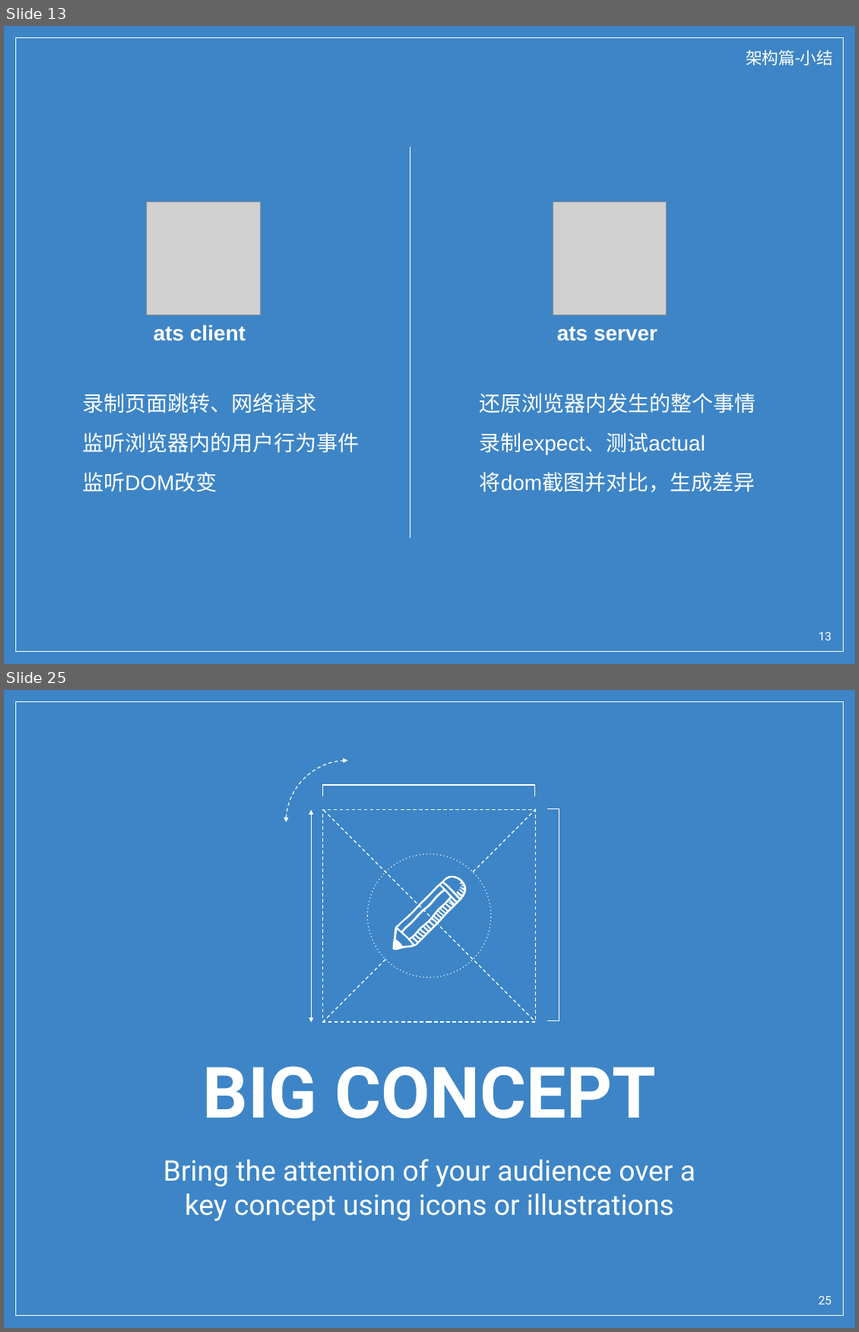
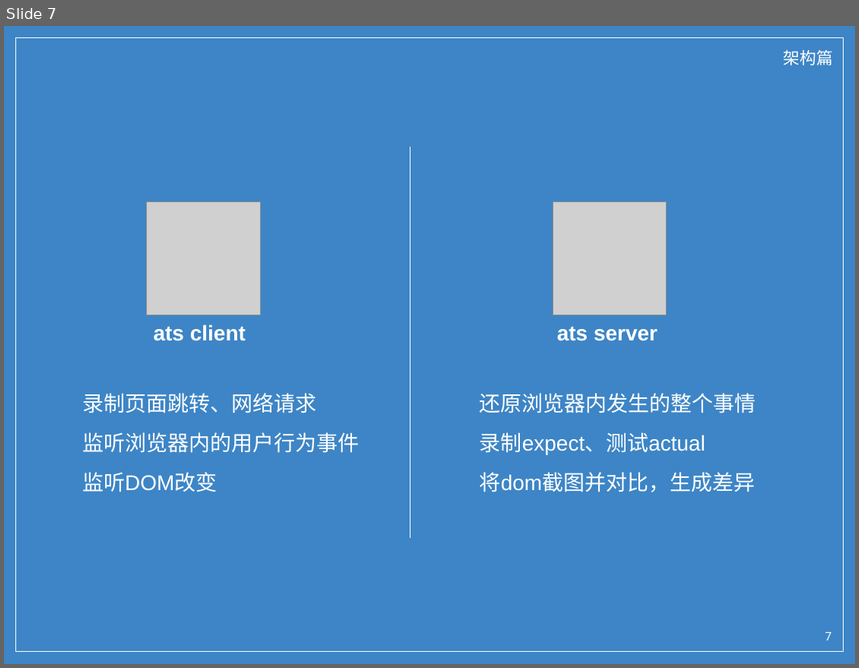
Before and after one commit to wu0792/ats_client, a slide deck: ext/share.pptx. Shown one above the other, each under a label of ours: slides 13 and 25 before the commit, slide 7 after it; the slides between them are not shown. The pictures are 859x1332 and 859x668 pixels, drawn with LibreOffice and Linux fonts; fonts in the diff are those of the drawing; grey boxes stand for pictures; background and template pictures are left out. Boxes give left, top, right and bottom in pixels: in the first picture for what was removed or moved away, otherwise in the second. Text is boxed around its words. In the diff, an @@ line names an element or a change of style, - is before the commit and + after.

```diff
--- a/ext/share.pptx
+++ b/ext/share.pptx
@@ slide 25 removed at (4,690,855,1328), background picture (left out); not listed: 1 template element that a slide beside it also shows @@
@@ freeform shape removed at (393,875,466,950) @@
@@ group removed at (286,761,559,1023): 3 lines, 2 freeform shapes, 1 ellipse, 1 rectangle, 1 arc (boxed as its full ellipse), 1 double arrow @@
@@ title removed at (203,1066,656,1119) @@
-BIG CONCEPT
@@ subtitle removed at (164,1159,696,1221) @@
-Bring the attention of your audience over a key concept using icons or illustrations
@@ page number removed at (819,1296,832,1305) @@
-25
@@ what was slide 13 is now slide 7 @@
@@ slide 7 changed as well @@
@@ text at (784,50,833,66): text changed @@
-架构篇-小结
+架构篇
@@ page number at (826,632,832,641): text changed @@
-13
+7
```
Also in this commit, not shown: 9 other slides changed, 29 other slides removed.
